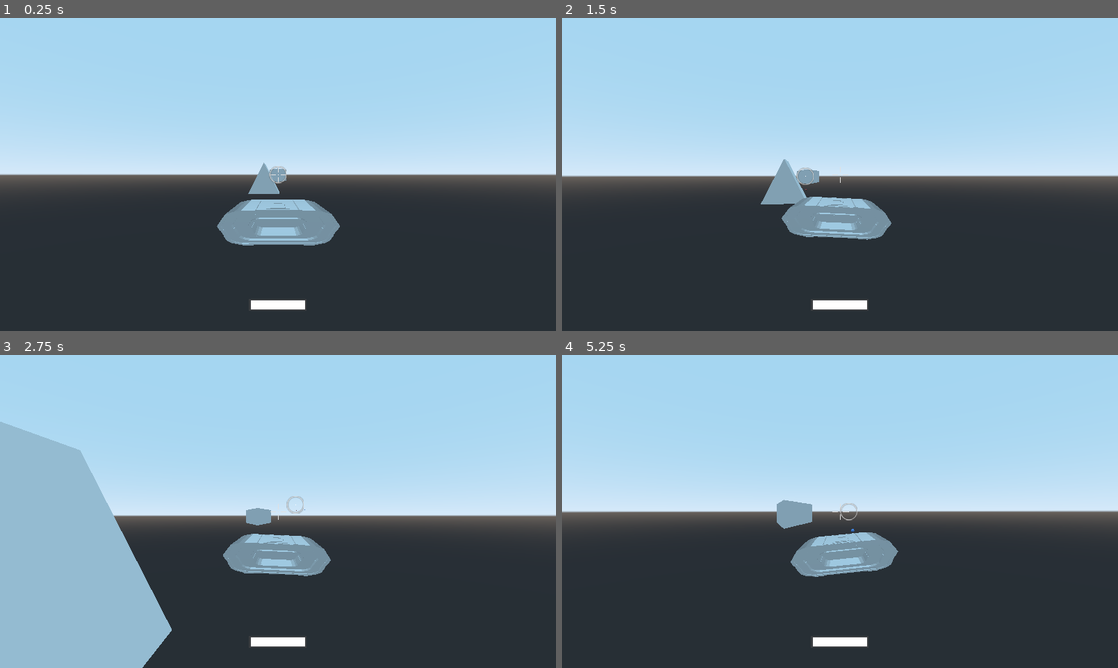
Above: before the commit, frames 1-4 (two rows, left to right).
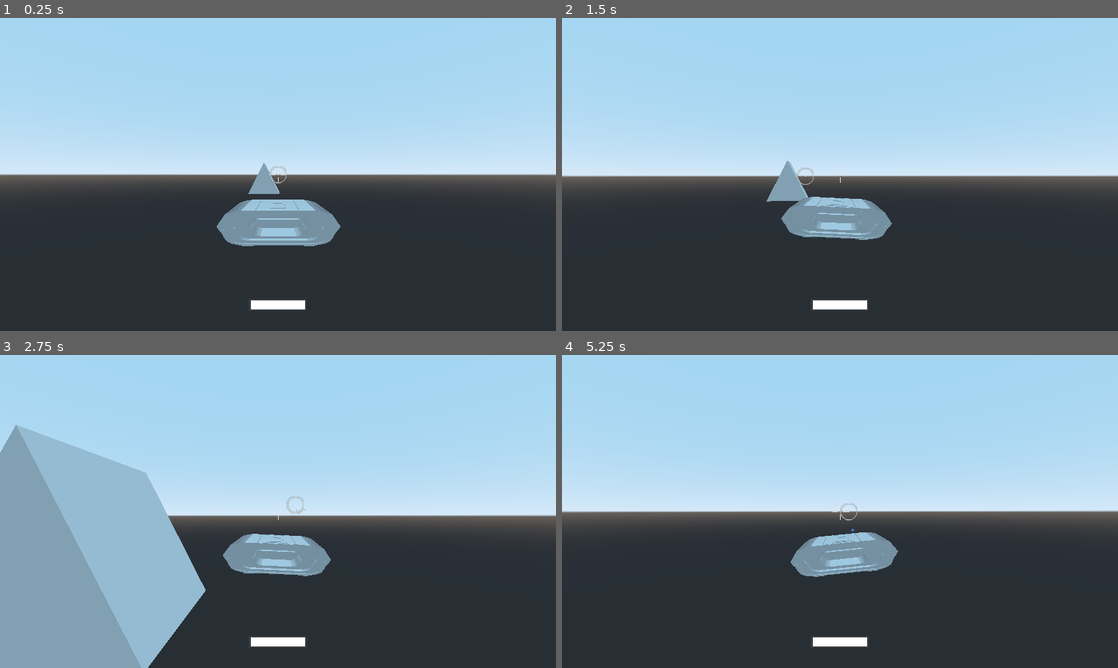
Above: after the commit, the same moments.

Repository: marrameu/Naus
Game: Godot game, scene res://Level.tscn
Same seed, same stepped clock (60 frames per second), same inputs: the game is played once before the commit and once after it. Sound files missing from this copy of the repository are replaced by a short silence.
Inputs (mouse positions are in pixels of both pictures, inside the frame that each line leads up to):
- Up to frame 1 (0.25 s): no input
- Up to frame 2 (1.5 s): move the mouse to (867, 174) at 0.52 s; hold W (move_forward) from 0.53 s (still down); click (867, 174) at 0.6 s; move the mouse to (812, 174) at 1.27 s; click (812, 174) at 1.35 s
- Up to frame 3 (2.75 s): keep holding W (move_forward); move the mouse to (289, 505) at 2.02 s; right-click (289, 505) at 2.1 s; click (289, 505) at 2.3 s
- Up to frame 4 (5.25 s): keep holding W (move_forward); move the mouse to (834, 517) at 2.77 s; tap K at 2.85 s; click (834, 517) at 3.05 s; move the mouse to (878, 514) at 3.52 s; click (878, 514) at 3.6 s; move the mouse to (795, 508) at 4.27 s; click (795, 508) at 4.35 s; move the mouse to (845, 511) at 5.02 s; right-click (845, 511) at 5.1 s

The runs differ from the first frame. In frame 1, 0.3% of the frame differs, in the area x 39-62%, y 48-73%; in frame 2, 0.5%; in frame 3, 16%, in the area x 0-60%, y 21-100%; in frame 4, 0.5%.

Commit message:
Turrets

Diff:
--- /dev/null
+++ b/BigShip.gd
@@ -0,0 +1,20 @@
+extends StaticBody
+
+
+# Declare member variables here. Examples:
+# var a = 2
+# var b = "text"
+
+
+# Called when the node enters the scene tree for the first time.
+func _ready():
+	pass # Replace with function body.
+
+
+# Called every frame. 'delta' is the elapsed time since the previous frame.
+#func _process(delta):
+#	pass
+
+
+func _on_HealthSystem_die():
+	queue_free()
--- /dev/null
+++ b/BigShip.tscn
@@ -0,0 +1,34 @@
+[gd_scene load_steps=6 format=2]
+
+[ext_resource path="res://BigShip.gd" type="Script" id=1]
+[ext_resource path="res://src/HealthSystem/HealthSystem.tscn" type="PackedScene" id=2]
+[ext_resource path="res://src/Turret.tscn" type="PackedScene" id=3]
+
+[sub_resource type="PrismMesh" id=1]
+size = Vector3( 200, 500, 100 )
+
+[sub_resource type="ConvexPolygonShape" id=2]
+points = PoolVector3Array( -100, -250, -50, -100, -250, 50, 0, 250, -50, 100, -250, -50, 100, -250, 50, 0, 250, 50 )
+
+[node name="BigShip" type="StaticBody" groups=["Damagable"]]
+script = ExtResource( 1 )
+
+[node name="HealthSystem" parent="." instance=ExtResource( 2 )]
+MAX_HEALTH = 2000
+
+[node name="MeshInstance3" type="MeshInstance" parent="."]
+transform = Transform( -1.07284e-07, 1, 4.37114e-08, 0, -4.37114e-08, 1, 1, 1.07284e-07, 4.68955e-15, 0, 0, 0 )
+mesh = SubResource( 1 )
+material/0 = null
+
+[node name="CollisionShape" type="CollisionShape" parent="."]
+transform = Transform( -1.07284e-07, 1, 4.37114e-08, 0, -4.37114e-08, 1, 1, 1.07284e-07, 4.68955e-15, 0, 0, 0 )
+shape = SubResource( 2 )
+
+[node name="Turret" parent="." instance=ExtResource( 3 )]
+transform = Transform( 1, 0, 0, 0, 1, 0, 0, 0, 1, 130.967, 0, -25.046 )
+
+[node name="Turret2" parent="." instance=ExtResource( 3 )]
+transform = Transform( -1, 0, -8.74227e-08, 0, 1, 0, 8.74228e-08, 0, -1, 130.967, 0, 24.1943 )
+
+[connection signal="die" from="HealthSystem" to="." method="_on_HealthSystem_die"]
--- a/Level.tscn
+++ b/Level.tscn
@@ -3,12 +3,10 @@
 [ext_resource path="res://Ship.tscn" type="PackedScene" id=1]
 [ext_resource path="res://ShipCamera.gd" type="Script" id=2]
 [ext_resource path="res://src/Asteroid.tscn" type="PackedScene" id=3]
+[ext_resource path="res://BigShip.tscn" type="PackedScene" id=4]
 
 [sub_resource type="PrismMesh" id=1]
 size = Vector3( 50, 50, 50 )
-
-[sub_resource type="PrismMesh" id=2]
-size = Vector3( 200, 500, 100 )
 
 [node name="Level" type="Spatial"]
 
@@ -30,17 +28,10 @@
 mesh = SubResource( 1 )
 material/0 = null
 
-[node name="MeshInstance2" type="MeshInstance" parent="."]
-transform = Transform( 1, 0, 0, 0, -4.37114e-08, 1, 0, -1, -4.37114e-08, 0, 0, 1848.95 )
-mesh = SubResource( 2 )
-material/0 = null
-
-[node name="MeshInstance3" type="MeshInstance" parent="."]
-transform = Transform( -1, -8.9407e-08, -3.55271e-15, 0, -4.37114e-08, 1, -8.9407e-08, 1, 4.37114e-08, 0, 0, -1048.57 )
-mesh = SubResource( 2 )
-material/0 = null
-
 [node name="Asteroide" parent="." instance=ExtResource( 3 )]
 transform = Transform( 1, 0, 0, 0, 1, 0, 0, 0, 1, 1531.67, 0, 0 )
 
+[node name="BigShip" parent="." instance=ExtResource( 4 )]
+transform = Transform( -4.37114e-08, 0, -1, 0, 1, 0, 1, 0, -4.37114e-08, 0, 0, -576.148 )
+
 [editable path="Ship"]
--- a/Ship.gd
+++ b/Ship.gd
@@ -11,7 +11,6 @@
 
 # Called every frame. 'delta' is the elapsed time since the previous frame.
 func _process(delta):
-	print(get_node("ShipMesh").rotation_degrees)
 	# no cal fer tot açò si no ets server
 	# match
 	if not input: # s'ha de desassignar, llavors; o fer-ho per senyals
--- a/Ship.tscn
+++ b/Ship.tscn
@@ -12,7 +12,7 @@
 [sub_resource type="BoxShape" id=1]
 extents = Vector3( 6.5, 2.5, 9.6 )
 
-[node name="Ship" type="RigidBody"]
+[node name="Ship" type="RigidBody" groups=["Ships"]]
 script = ExtResource( 1 )
 
 [node name="CollisionShape" type="CollisionShape" parent="."]
@@ -20,6 +20,7 @@
 
 [node name="PlayerInput" type="Node" parent="."]
 script = ExtResource( 3 )
+min_throttle = 0.0
 
 [node name="Physics" type="Node" parent="."]
 script = ExtResource( 2 )
--- /dev/null
+++ b/Turret.gd
@@ -0,0 +1,56 @@
+extends Spatial
+
+var enemies = []
+const bullet_scene : PackedScene = preload("res://src/Bullets/Ships/ShipBullet.tscn")
+
+var fire_rate := 1.0
+var next_time_to_fire := 0.0
+var time_now := 0.0
+
+# Called when the node enters the scene tree for the first time.
+func _ready():
+	pass # Replace with function body.
+
+
+# Called every frame. 'delta' is the elapsed time since the previous frame.
+func _physics_process(delta):
+	# rotate
+	if enemies:
+		# make it slerp
+		$Spatial.look_at(enemies[0].translation, $Spatial.global_transform.basis.y)
+		$Spatial.rotation_degrees.z = 0
+		$Spatial.rotation_degrees.x = clamp($Spatial.rotation_degrees.x, -50, 50)
+		$Spatial.rotation_degrees.y = clamp($Spatial.rotation_degrees.y, -50, 50)
+
+
+func _process(delta):
+	time_now += delta
+
+	if enemies:
+		if time_now >= next_time_to_fire:
+			next_time_to_fire = time_now + 1.0 / fire_rate
+			if get_tree().has_network_peer():
+				rpc("shoot")
+			else:
+				shoot()
+
+
+func _on_Area_body_entered(body):
+	print(body)
+	if body.is_in_group("Ships"):
+		enemies.append(body)
+		print(name + " a matar " + body.name)
+
+
+sync func shoot() -> void:
+	# Sound
+	$Audio.play()
+
+	var bullet : KinematicBody
+	bullet = bullet_scene.instance()
+
+	get_node("/root/Level").add_child(bullet)
+	var shoot_from : Vector3 = global_transform.origin # Canons
+	bullet.global_transform.origin = shoot_from
+	bullet.direction = -$Spatial.global_transform.basis.z
+	bullet.ship = get_parent()
--- /dev/null
+++ b/assets/cone.tres
@@ -0,0 +1,4 @@
+[gd_resource type="ConvexPolygonShape" format=2]
+
+[resource]
+points = PoolVector3Array( 0, 1, 0, 0.194988, -1, -0.980814, 0, -1, -1, -0.195184, -1, -0.980814, -0.382733, -1, -0.924041, -0.555599, -1, -0.831637, -0.707126, -1, -0.707126, -0.831637, -1, -0.555599, -0.924041, -1, -0.382733, -0.980814, -1, -0.195184, -1, -1, 0, -0.980814, -1, 0.194988, -0.924041, -1, 0.382537, -0.831637, -1, 0.555403, -0.707126, -1, 0.70693, -0.555599, -1, 0.831441, -0.382733, -1, 0.923845, -0.195184, -1, 0.980619, 0, -1, 1, 0.194988, -1, 0.980619, 0.382537, -1, 0.923845, 0.555403, -1, 0.831441, 0.70693, -1, 0.70693, 0.831441, -1, 0.555403, 0.923845, -1, 0.382537, 0.980619, -1, 0.194988, 1, -1, 0, 0.980619, -1, -0.195184, 0.923845, -1, -0.382733, 0.831441, -1, -0.555599, 0.70693, -1, -0.707126, 0.555403, -1, -0.831637, 0.382537, -1, -0.924041 )
--- /dev/null
+++ b/assets/turret.tres
@@ -0,0 +1,4 @@
+[gd_resource type="SpatialMaterial" format=2]
+
+[resource]
+albedo_color = Color( 1, 0, 0, 1 )
--- a/src/Bullets/Ships/ShipBullet.gd
+++ b/src/Bullets/Ships/ShipBullet.gd
@@ -35,7 +35,7 @@
 
 	if result:
 		# Explosió, overlap_shpere()
-		if result.collider.is_in_group("Ships"):
+		if result.collider.is_in_group("Damagable"):
 			var ship = result.collider # : Ship
 			if get_tree().has_network_peer():
 				if get_tree().is_network_server():
--- a/src/Ships/Ship.tscn
+++ b/src/Ships/Ship.tscn
@@ -19,7 +19,6 @@
 
 [node name="Ship" type="RigidBody" groups=["Ships"]]
 pause_mode = 1
-collision_layer = 4
 mode = 3
 gravity_scale = 0.0
 continuous_cd = true
--- /dev/null
+++ b/src/Turret.tscn
@@ -0,0 +1,50 @@
+[gd_scene load_steps=7 format=2]
+
+[ext_resource path="res://Turret.gd" type="Script" id=1]
+[ext_resource path="res://assets/cone.tres" type="Shape" id=2]
+[ext_resource path="res://assets/turret.tres" type="Material" id=3]
+[ext_resource path="res://assets/audio/shot.wav" type="AudioStream" id=4]
+
+[sub_resource type="CylinderMesh" id=1]
+top_radius = 2.0
+bottom_radius = 2.0
+
+[sub_resource type="CubeMesh" id=2]
+size = Vector3( 1, 5, 1 )
+
+[node name="Turret" type="Spatial"]
+script = ExtResource( 1 )
+
+[node name="MeshInstance" type="MeshInstance" parent="."]
+transform = Transform( 1, 0, 0, 0, -4.37114e-08, 1, 0, -1, -4.37114e-08, 0, 0, 0 )
+mesh = SubResource( 1 )
+material/0 = ExtResource( 3 )
+
+[node name="Spatial" type="Spatial" parent="."]
+
+[node name="MeshInstance2" type="MeshInstance" parent="Spatial"]
+transform = Transform( -3.32029e-06, -0.00109966, 0.999999, -0.999968, 0.0079411, 5.41231e-06, -0.0079411, -0.999968, -0.00109965, -0.00476074, -1.19209e-07, -2.21841 )
+mesh = SubResource( 2 )
+skeleton = NodePath("../..")
+material/0 = ExtResource( 3 )
+
+[node name="MeshInstance2" type="MeshInstance" parent="Spatial/MeshInstance2"]
+transform = Transform( 1, 0, 0, 0, 100, 0, 0, 0, 1, 0, 250, 0 )
+visible = false
+mesh = SubResource( 2 )
+skeleton = NodePath("../..")
+material/0 = ExtResource( 3 )
+
+[node name="Area" type="Area" parent="."]
+transform = Transform( 1, 0, 0, 0, -4.37114e-08, 1, 0, -1, -4.37114e-08, 0, 0, 0 )
+priority = 10.0
+
+[node name="CollisionShape" type="CollisionShape" parent="Area"]
+transform = Transform( -50, 4.37114e-06, 0, -4.37114e-06, -50, 0, 0, 0, 50, 0, 46.1708, 0 )
+shape = ExtResource( 2 )
+
+[node name="Audio" type="AudioStreamPlayer" parent="."]
+stream = ExtResource( 4 )
+
+[connection signal="area_entered" from="Area" to="." method="_on_Area_area_entered"]
+[connection signal="body_entered" from="Area" to="." method="_on_Area_body_entered"]
Not shown, added: assets/cone.dae
Not shown, added: assets/cone.dae.import
